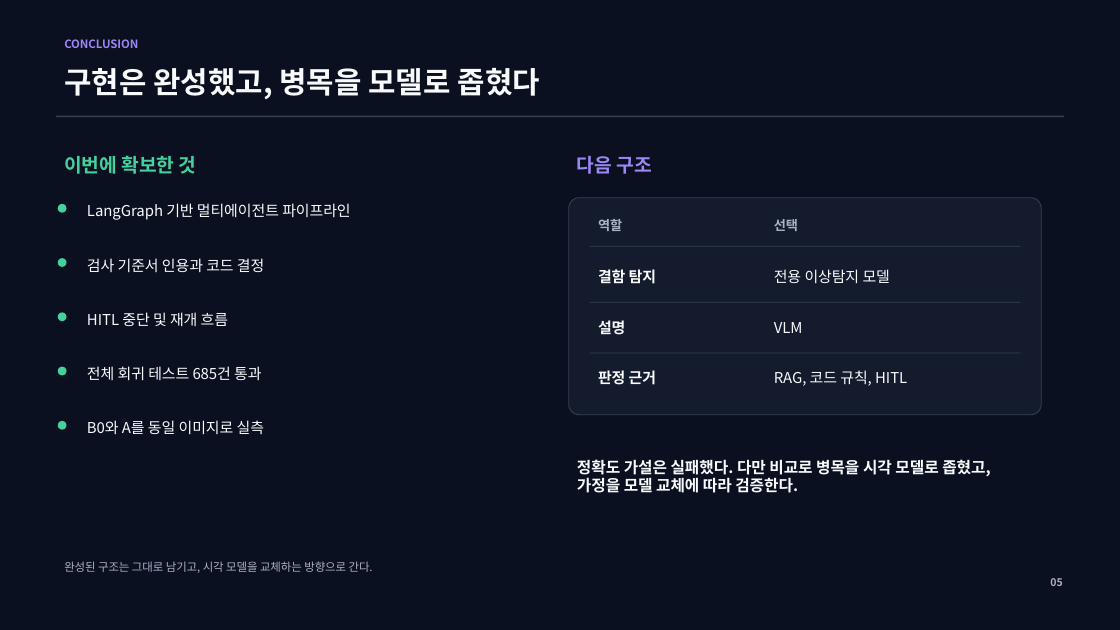
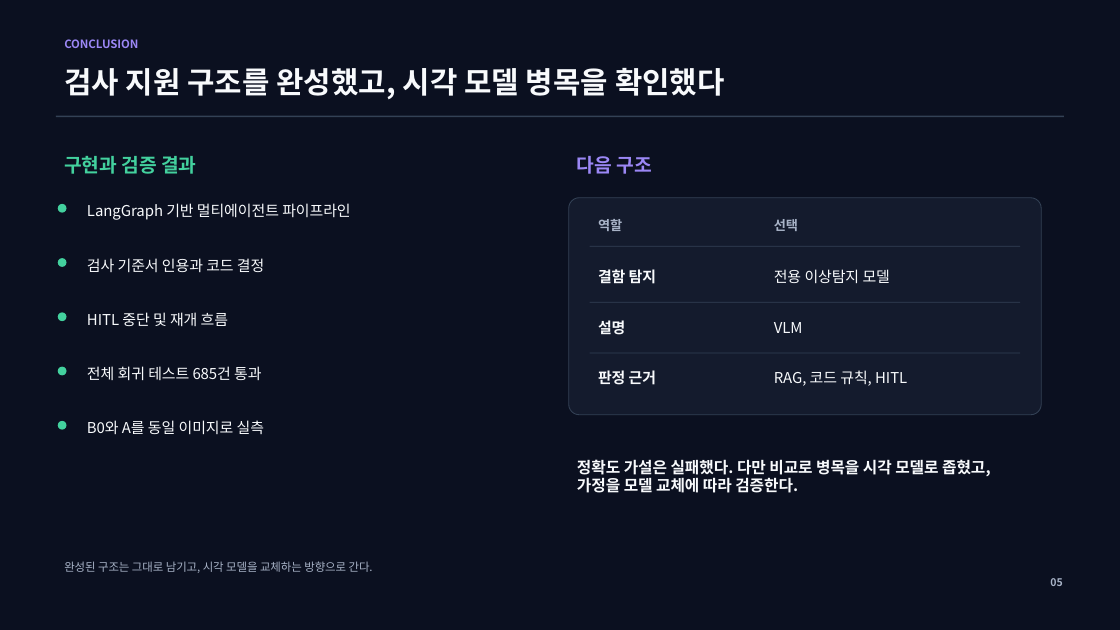
Before and after one commit to siamin20/grounded-visual-inspector, a slide deck: slide 5 of docs/slides/grounded-visual-inspector-presentation.pptx. Drawn at 1120x630 pixels with LibreOffice and Linux fonts; fonts in the diff are those of the drawing. Boxes give left, top, right and bottom in pixels: in the first picture for what was removed or moved away, otherwise in the second. Text is boxed around its words. In the diff, an @@ line names an element or a change of style, - is before the commit and + after.

```diff
--- a/docs/slides/grounded-visual-inspector-presentation.pptx
+++ b/docs/slides/grounded-visual-inspector-presentation.pptx
@@ text at [64,68,725,99]: text changed @@
-구현은 완성했고, 병목을 모델로 좁혔다
+검사 지원 구조를 완성했고, 시각 모델 병목을 확인했다
@@ text at [64,156,196,174]: text changed @@
-이번에 확보한 것
+구현과 검증 결과
```
Also in this commit, not shown: 1 other slide changed, 1 other file.
